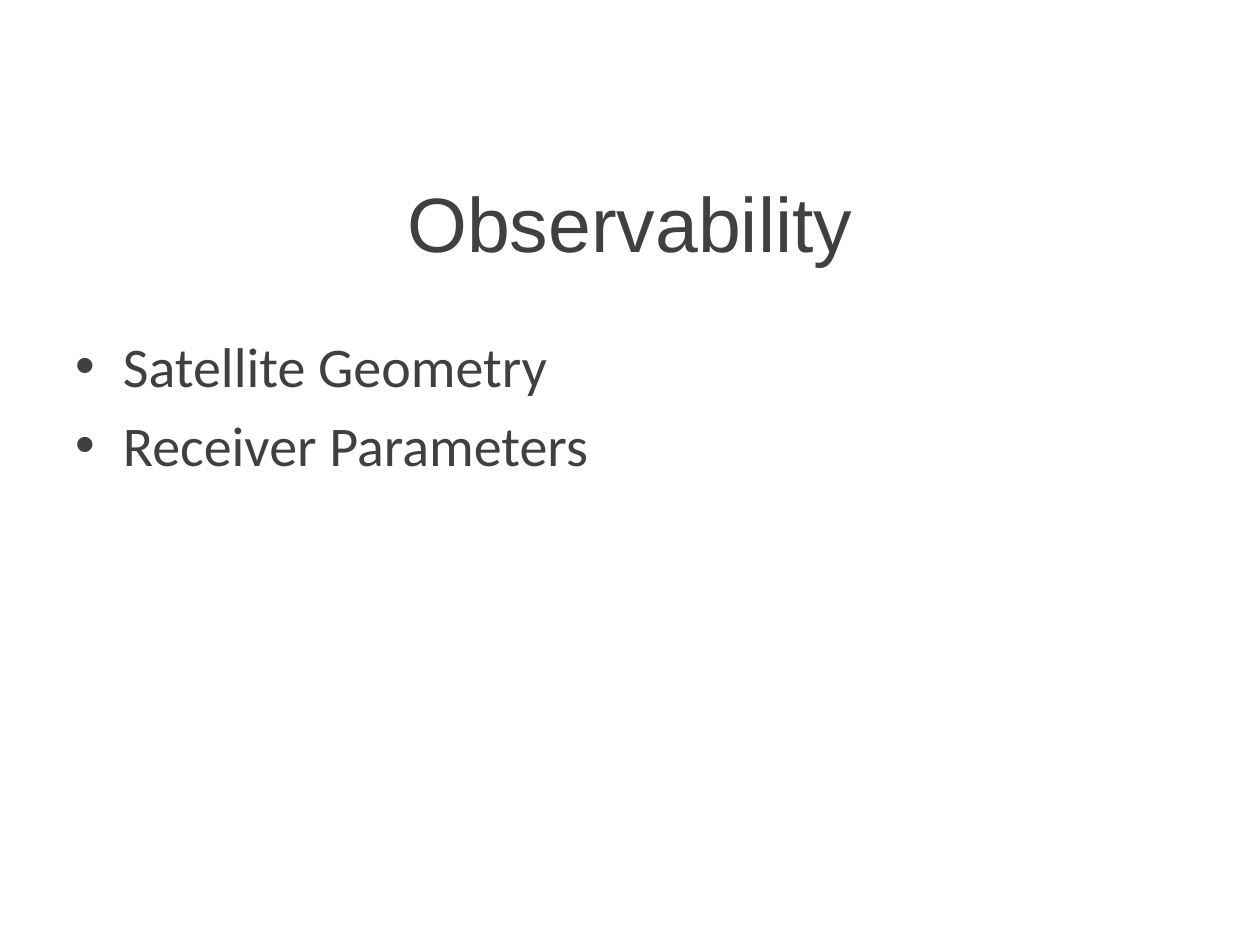
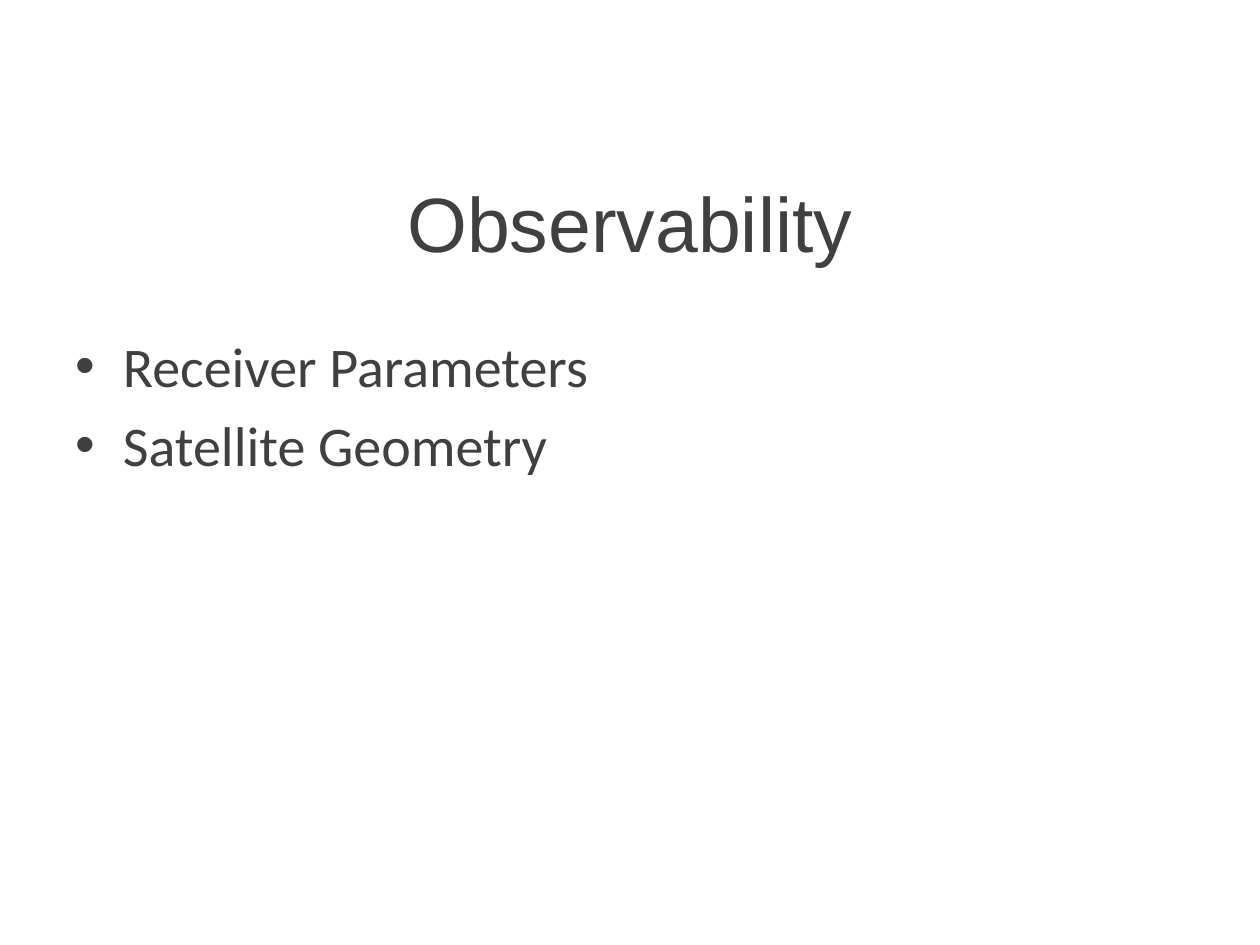
Before and after one commit to cullenself/ExtendedGNSS, a slide deck: slide 21 of Report/Extended GNSS.pptx. Drawn at 1260x945 pixels with LibreOffice and Linux fonts; fonts in the diff are those of the drawing; background and template pictures are left out. Boxes give left, top, right and bottom in pixels: in the first picture for what was removed or moved away, otherwise in the second. Text is boxed around its words. In the diff, an @@ line names an element or a change of style, - is before the commit and + after.

```diff
--- a/Report/Extended GNSS.pptx
+++ b/Report/Extended GNSS.pptx
@@ text at [123, 348, 588, 388]: paragraph added @@
+• Receiver Parameters
@@ text at [123, 427, 588, 467]: paragraph removed @@
-• Receiver Parameters
```
Also in this commit, not shown: 3 other slides changed, 3 other files.
